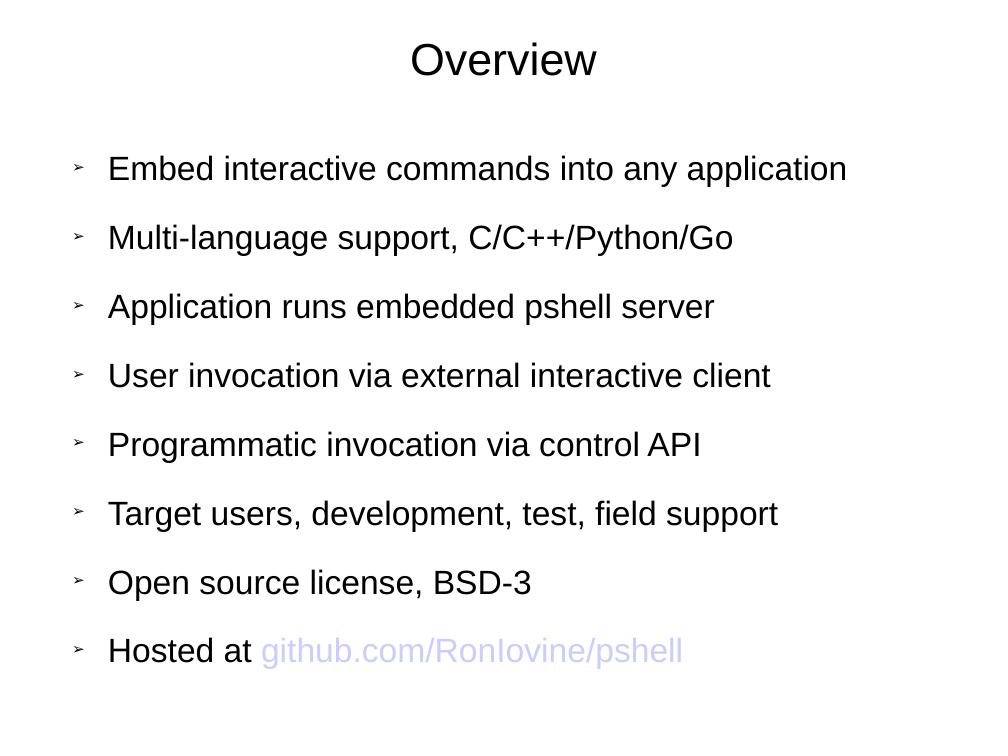
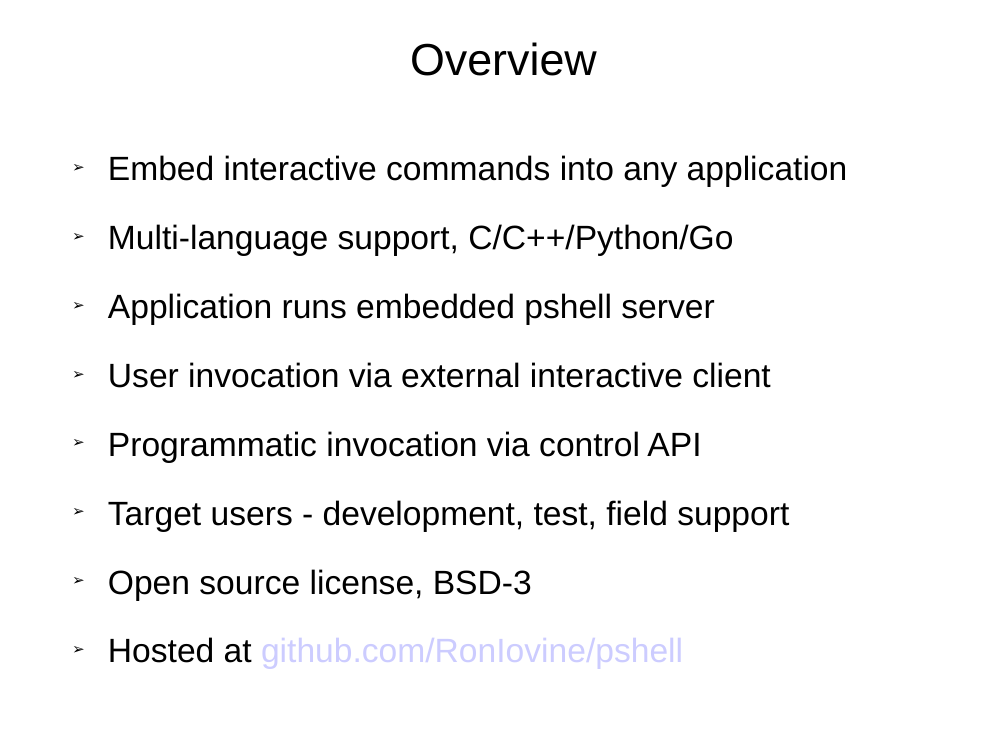
Before and after one commit to RonIovine/pshell, a slide deck: slide 2 of PSHELL-Framework.ppt. Drawn at 1008x756 pixels with LibreOffice and Linux fonts; fonts in the diff are those of the drawing. Boxes give left, top, right and bottom in pixels: in the first picture for what was removed or moved away, otherwise in the second. Text is boxed around its words. In the diff, an @@ line names an element or a change of style, - is before the commit and + after.

Commit message:
Update PPT slides

```diff
--- a/PSHELL-Framework.ppt
+++ b/PSHELL-Framework.ppt
@@ text at box(108, 500, 789, 532): text changed @@
-➢ Target users, development, test, field support
+➢ Target users - development, test, field support
```
